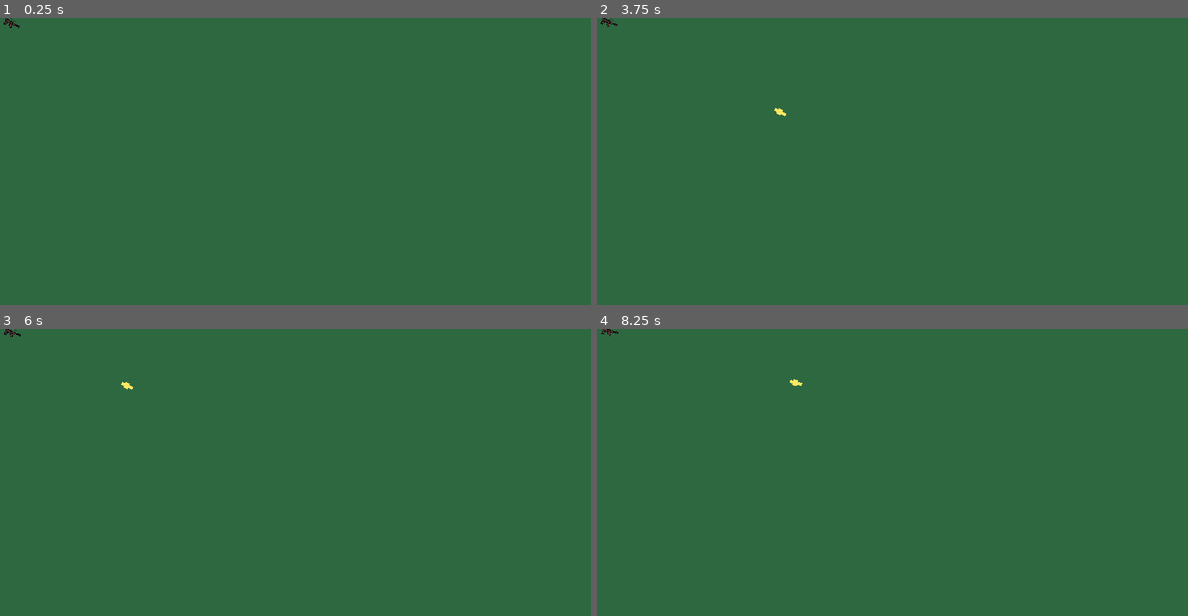
Above: before the commit, frames 1-4 (two rows, left to right).
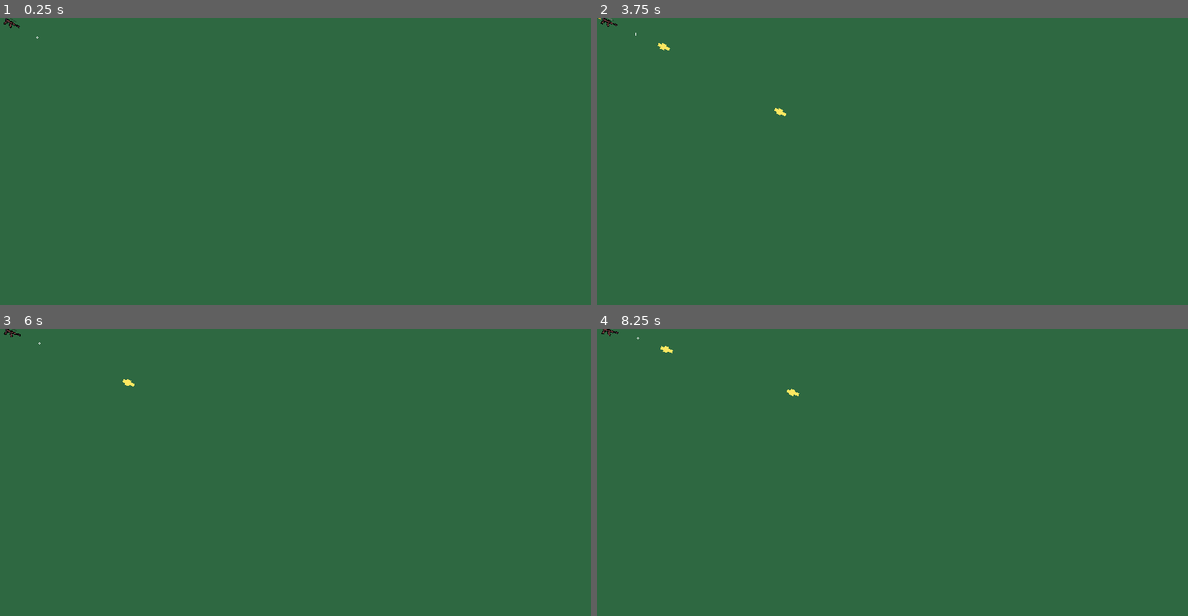
Above: after the commit, the same moments.

Repository: MicCode/zbra-survivors
Game: Godot game, scene res://equipment/guns/rifle/rifle.tscn
Same seed, same stepped clock (60 frames per second), same inputs: the game is played once before the commit and once after it. This scene is started directly instead of the project's main scene.
Inputs (mouse positions are in pixels of both pictures, inside the frame that each line leads up to):
- Up to frame 1 (0.25 s): no input
- Up to frame 2 (3.75 s): tap Enter at 0.5, 2, 3.5 s; move the mouse to (1022, 167) at 0.52 s; hold D (move_right) 0.53-1.28 s; hold Space (dash) 0.53-1.28 s; move the mouse to (774, 201) at 1.27 s; hold S (move_down) 1.28-2.03 s; click (774, 201) at 1.35 s; move the mouse to (951, 109) at 2.02 s; hold D (move_right) 2.03-2.78 s; hold E (grab) 2.03-2.78 s; tap Space (dash) at 2.75, 2.85 s; move the mouse to (862, 250) at 2.77 s; hold W (move_up) 2.78-3.53 s; move the mouse to (1069, 233) at 3.52 s; press the mouse at (1069, 233) at 3.53 s; hold A (move_left) from 3.53 s (still down)
- Up to frame 3 (6 s): move the mouse to (118, 443) at 4.27 s; release the mouse at (118, 443) at 4.28 s; tap E (grab) at 4.35 s; move the mouse to (325, 495) at 5.02 s; release A (move_left) at 5.03 s; hold S (move_down) 5.03-5.78 s; hold Space (dash) 5.03-5.78 s; move the mouse to (206, 412) at 5.77 s; hold D (move_right) from 5.78 s (still down); click (206, 412) at 5.85 s
- Up to frame 4 (8.25 s): move the mouse to (1022, 478) at 6.52 s; release D (move_right) at 6.53 s; hold W (move_up) 6.53-7.28 s; hold E (grab) 6.53-7.28 s; move the mouse to (774, 512) at 7.27 s; hold D (move_right) 7.28-8.03 s; tap Space (dash) at 7.35 s; move the mouse to (951, 420) at 8.02 s; press the mouse at (951, 420) at 8.03 s; hold S (move_down) from 8.03 s (still down)

The runs differ from the first frame. In frame 1, less than 0.1% of the frame differs, in the area x 6-7%, y 6-8%; in frame 2, less than 0.1%; in frame 3, less than 0.1%; in frame 4, less than 0.1%, in the area x 6-35%, y 2-24%.

Commit message:
feat: added a crosshair when gun is equipped

Diff:
--- a/equipment/guns/gun.gd
+++ b/equipment/guns/gun.gd
@@ -32,6 +32,7 @@
 		look_at(look_point)
 	else:
 		look_at(get_global_mouse_position())
+	%Crosshair.global_rotation = 0.0
 
 func shoot():
 	if !cooling_down:
--- a/equipment/guns/gun.tscn
+++ b/equipment/guns/gun.tscn
@@ -1,9 +1,10 @@
-[gd_scene load_steps=8 format=3 uid="uid://cdr8rck7r5wts"]
+[gd_scene load_steps=9 format=3 uid="uid://cdr8rck7r5wts"]
 
 [ext_resource type="Script" path="res://equipment/guns/gun.gd" id="1_wwnuv"]
 [ext_resource type="Texture2D" uid="uid://xnd37rmkthv" path="res://sprites/items/gun-firing.png" id="2_aj33k"]
 [ext_resource type="Texture2D" uid="uid://c6s0dhmit678" path="res://sprites/items/gun.png" id="3_0sfdt"]
 [ext_resource type="AudioStream" uid="uid://bj4sa5fvnssia" path="res://sounds/shoot.wav" id="4_fv3jv"]
+[ext_resource type="Texture2D" uid="uid://dofuk7jiind1d" path="res://sprites/items/crosshair.png" id="5_0c04k"]
 
 [sub_resource type="AtlasTexture" id="AtlasTexture_u6oin"]
 atlas = ExtResource("2_aj33k")
@@ -52,6 +53,11 @@
 unique_name_in_owner = true
 position = Vector2(8, -3)
 
+[node name="Crosshair" type="Sprite2D" parent="PivotPoint/Sprite/ShootingPoint"]
+unique_name_in_owner = true
+position = Vector2(40, 0)
+texture = ExtResource("5_0c04k")
+
 [node name="ShellEjectPoint" type="Marker2D" parent="PivotPoint/Sprite"]
 unique_name_in_owner = true
 position = Vector2(-3, -5)
--- a/globals/equipment_service.gd
+++ b/globals/equipment_service.gd
@@ -14,7 +14,7 @@
 		.with_name("rifle")
 		.with_bullet_damage(0.25)
 		.with_bullet_speed(2000)
-		.with_shots_per_s(5)
+		.with_shots_per_s(10)
 		.with_bullets_spread_angle_deg(15),
 
 	"shotgun": GunInfo.new()
Binary file added: sprites/items/crosshair.png
Not shown, added: sprites/items/crosshair.png.import
Not shown, changed: README.md
